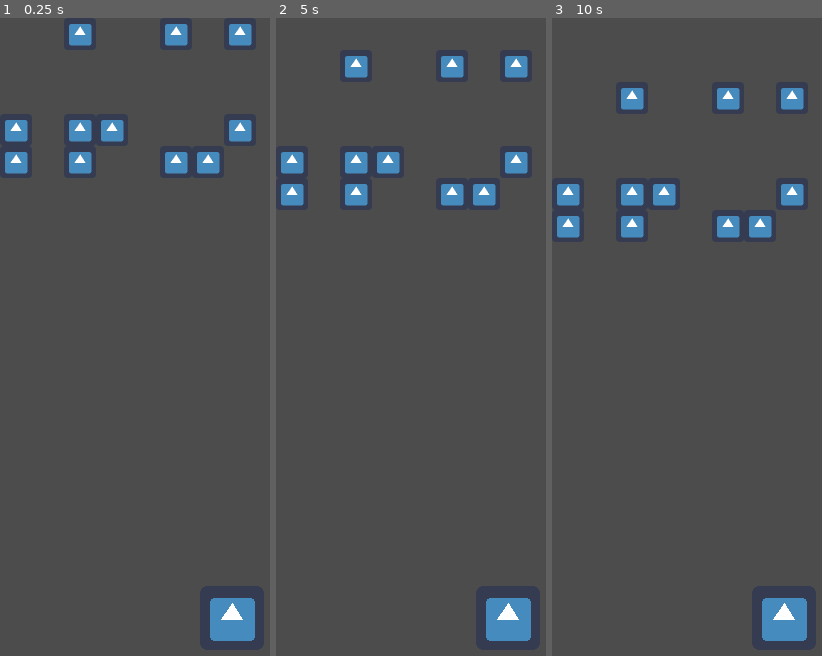
Above: before the commit, frames 1-3 (left to right).
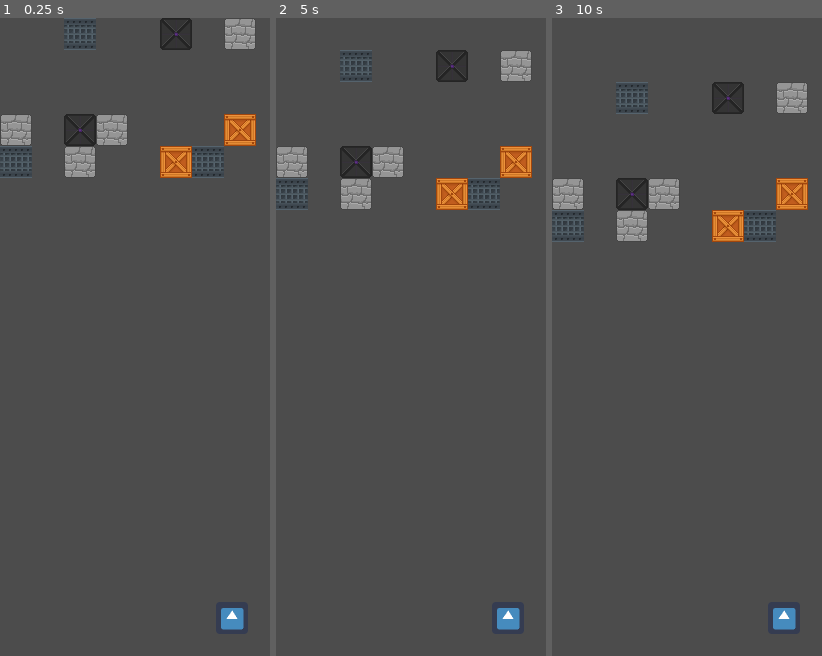
Above: after the commit, the same moments.

Repository: Eptwalabha/ld41-post
Game: Godot game, scene res://world/World.tscn
Same seed, same stepped clock (60 frames per second), same inputs: the game is played once before the commit and once after it. The engine's default icon, where the game draws it, is replaced by a stand-in: a white triangle on a blue panel in a dark square.
Inputs (mouse positions are in pixels of both pictures, inside the frame that each line leads up to):
- Up to frame 1 (0.25 s): no input
- Up to frame 2 (5 s): tap Enter at 0.5, 2, 3.5 s; move the mouse to (outside the picture) at 0.52 s; click (outside the picture) at 0.67 s; tap Space at 1.25, 2.75, 4.25 s; move the mouse to (429, 368) at 1.27 s; click (429, 368) at 1.42 s; move the mouse to (outside the picture) at 2.02 s; click (outside the picture) at 2.17 s; move the mouse to (505, 464) at 2.77 s; click (505, 464) at 2.92 s; move the mouse to (outside the picture) at 3.52 s; click (outside the picture) at 3.67 s; move the mouse to (378, 241) at 4.27 s; click (378, 241) at 4.42 s
- Up to frame 3 (10 s): move the mouse to (outside the picture) at 5.02 s; click (outside the picture) at 5.17 s; move the mouse to (730, 177) at 5.77 s; click (730, 177) at 5.92 s; move the mouse to (outside the picture) at 6.52 s; click (outside the picture) at 6.67 s; move the mouse to (705, 368) at 7.27 s; click (705, 368) at 7.42 s; move the mouse to (outside the picture) at 8.02 s; click (outside the picture) at 8.17 s; move the mouse to (781, 464) at 8.77 s; click (781, 464) at 8.92 s; move the mouse to (outside the picture) at 9.52 s; click (outside the picture) at 9.67 s

The runs differ from the first frame. In frame 1, 6.5% of the frame differs, in the area x 0-95%, y 0-98%; in frame 2, 6.5%; in frame 3, 6.5%.
Error after the commit: Parse Error: The function signature doesn't match the parent. Parent signature is: "void update()". (res://player/weapon/weapon.gd:14)

Commit message:
move collision/bounce strategy into weapon

Diff:
--- a/player/Player.gd
+++ b/player/Player.gd
@@ -1,36 +1,43 @@
 extends Node2D
 
-export (int) var aiming_size = 5
-
 var weapon = null
-
 onready var weapon_types = {
 	'regular': $Weapon/Regular
 }
 
 func _ready():
 	weapon = $Weapon/Regular
-	for i in range(aiming_size + 1):
-		$Aiming.add_point(Vector2())
-	pass
+	$Aiming.add_point(Vector2())
 
 func _process(delta):
 	weapon.update(delta)
-	pass
 
-func update_aiming(points):
+func update_aiming(grid):
+	var points = weapon.get_collision_path(position, get_mouse_direction())
+	var points_count = points.size()
+	var sight_points_count = $Aiming.get_point_count()
+	var diff = sight_points_count - points_count
+	if diff < 0:
+		for i in abs(diff):
+			$Aiming.add_point(Vector2())
+	elif diff > 0:
+		for i in abs(diff):
+			$Aiming.remove_point(i)
 	for i in points.size():
-		$Aiming.points[i + 1] = points[i] - position
+		$Aiming.points[i] = points[i] - position
 
 func set_weapon(weapon_name):
 	if weapon_types[weapon_name]:
 		weapon = weapon_types[weapon_name]
 
-func shoot(parent, direction):
+func get_mouse_direction():
+	return (get_viewport().get_mouse_position() - position).normalized()
+
+func shoot(parent):
 	if weapon.can_shoot():
+		var direction = get_mouse_direction()
 		var bullet = weapon.shoot(position, direction)
 		if bullet:
-			bullet.ttl = aiming_size
 			parent.add_child(bullet)
 			bullet.start()
 			bullet.connect("bullet_end", parent, "_on_Bullet_end")
--- a/player/Player.tscn
+++ b/player/Player.tscn
@@ -6,16 +6,17 @@
 
 [sub_resource type="Gradient" id=1]
 
-offsets = PoolRealArray( 0, 0.721893, 1 )
+offsets = PoolRealArray( 0, 0.899408, 1 )
 colors = PoolColorArray( 1, 0, 0, 1, 1, 0, 0, 1, 1, 0, 0, 0 )
 
 [node name="Player" type="Node2D" index="0"]
 
 script = ExtResource( 1 )
-aiming_size = 5
 
 [node name="Sprite" type="Sprite" parent="." index="0"]
 
+position = Vector2( 9.53674e-07, -9.53674e-07 )
+scale = Vector2( 0.5, 0.5 )
 texture = ExtResource( 2 )
 
 [node name="Aiming" type="Line2D" parent="." index="1"]
@@ -31,7 +32,10 @@
 
 [node name="Weapon" type="Node" parent="." index="2"]
 
-[node name="Regular" type="Node" parent="Weapon" index="0"]
+[node name="Regular" type="Node2D" parent="Weapon" index="0"]
 
 script = ExtResource( 3 )
-cooldown_amount = 0.1
+bullet_bounces = 4
+bullet_speed = 500
+cooldown_amount = 0.3
+cooldown = 0.0
--- a/player/weapon/Bullet.gd
+++ b/player/weapon/Bullet.gd
@@ -3,54 +3,46 @@
 signal bullet_end
 signal bullet_hit(result)
 
-export (int) var ttl = 3
-var speed
-var next_position = Vector2()
-var bounce_direction = Vector2()
-var previous_result
-var life = 0
+var bounces
 var direction = Vector2()
+
+var weapon
+var next
 
 func _ready():
 	$Tween.connect("tween_completed", self, "_on_tween_completed")
 	pass
 
-func init(position, direction, ttl = 3, speed = 100):
-	self.ttl = ttl
-	self.speed = speed
+func init(position, direction, weapon):
 	self.position = position
 	self.direction = direction
+	self.weapon = weapon
 
 func start():
-	next_direction(position, direction)
+	bounces = weapon.bullet_bounces
+	next_move()
 
-func next_direction(position, direction):
-	var space_state = get_world_2d().direct_space_state
-	var exclude = [self]
-	if previous_result:
-		exclude = [self, previous_result.rid]
-	var result = space_state.intersect_ray(position, position + direction * 1000, exclude, 3)
-	if result.empty() or result.normal == Vector2(0, 0):
-		destroy_bullet()
-	else:
-		previous_result = result
-		next_position = result.position
-		bounce_direction = direction.bounce(result.normal)
-		var duration = position.distance_to(next_position) / speed
+func next_move():
+	next = weapon.next_collision_point(position, direction, next)
+	if next:
+		var duration = position.distance_to(next.position) / weapon.bullet_speed
 		$Tween.interpolate_property(
 					self, "position",
-					position, next_position,
+					position, next.position,
 					duration,
 					Tween.TRANS_LINEAR, Tween.EASE_IN_OUT)
 		$Tween.start()
+	else:
+		destroy_bullet()
 
-func _on_tween_completed(obj, property):
-	self.ttl -= 1
-	if ttl <= 0:
+func _on_tween_completed(obj, prop):
+	emit_signal("bullet_hit", next.result)
+	if bounces > 0:
+		bounces -= 1
+		direction = next.direction
+		next_move()
+	else:
 		destroy_bullet()
-	else:
-		emit_signal("bullet_hit", previous_result)
-		next_direction(next_position, bounce_direction)
 
 func destroy_bullet():
 	emit_signal("bullet_end")
--- a/player/weapon/Bullet.tscn
+++ b/player/weapon/Bullet.tscn
@@ -11,7 +11,6 @@
 [node name="Bullet" type="Node2D"]
 
 script = ExtResource( 1 )
-ttl = 3
 
 [node name="Tween" type="Tween" parent="." index="0"]
 
--- a/player/weapon/types/regular.gd
+++ b/player/weapon/types/regular.gd
@@ -1,9 +1,4 @@
 extends "../weapon.gd"
-
-var cooldown = 0
-export (float) var cooldown_amount = 0.5
-var bullet_ttl = 5
-var bullet_speed = 800
 
 func _ready():
 	pass
@@ -15,8 +10,7 @@
 func shoot(position, direction):
 	cooldown = cooldown_amount
 	var bullet = preload("res://player/weapon/Bullet.tscn").instance()
-	bullet.position = position
-	bullet.init(position, direction, bullet_ttl, bullet_speed)
+	bullet.init(position, direction, self)
 	return bullet
 
 func can_shoot():
--- a/player/weapon/weapon.gd
+++ b/player/weapon/weapon.gd
@@ -1,11 +1,43 @@
-extends Node
+extends Node2D
+
+export (int) var bullet_bounces = 1
+export (int) var bullet_speed = 800
+export (float) var cooldown_amount = 0.5
+export (float) var cooldown = 0
 
 func shoot(position, direction):
-	print("shoot base")
+	return null
 
 func can_shoot():
-	print("can shoot base")
-	return true
+	return false
 
 func update(delta):
 	pass
+
+func get_collision_path(position, direction):
+	var points = [position]
+	var next = next_collision_point(position, direction)
+	var i = 0
+	while (next and i <= bullet_bounces):
+		i += 1
+		points.append(next.position)
+		next = next_collision_point(next.position, next.direction, next)
+	return points
+
+func next_collision_point(position, direction, previous = null):
+	var exclude = [3]
+	if previous:
+		exclude = [previous.rid, 3]
+	var result = get_world_2d().direct_space_state.intersect_ray(position, position + direction * 1000, exclude, 3)
+	if result.empty() or result.normal == Vector2(0, 0):
+		return null
+	else:
+		return process_collision(direction, result)
+
+func process_collision(direction, result):
+	return {
+		'position': result.position,
+		'direction': direction.bounce(result.normal),
+		'rid': result.rid,
+		'result': result
+	}
--- a/tetris/Block.gd
+++ b/tetris/Block.gd
@@ -9,6 +9,7 @@
 func init(grid_x, grid_y, type):
 	grid_position = Vector2(grid_x, grid_y)
 	self.type = type
+	$Sprite.frame = type
 	update_position()
 
 func move_down(speed):
--- a/tetris/Block.tscn
+++ b/tetris/Block.tscn
@@ -1,7 +1,7 @@
 [gd_scene load_steps=4 format=2]
 
 [ext_resource path="res://tetris/Block.gd" type="Script" id=1]
-[ext_resource path="res://icon.png" type="Texture" id=2]
+[ext_resource path="res://tetris/blocks.png" type="Texture" id=2]
 
 [sub_resource type="RectangleShape2D" id=1]
 
@@ -24,8 +24,8 @@
 [node name="Sprite" type="Sprite" parent="." index="0"]
 
 position = Vector2( 16, 16 )
-scale = Vector2( 0.5, 0.5 )
 texture = ExtResource( 2 )
+hframes = 4
 
 [node name="CollisionShape2D" type="CollisionShape2D" parent="." index="1"]
 
--- a/tetris/Grid.gd
+++ b/tetris/Grid.gd
@@ -37,22 +37,3 @@
 
 func eq(a, b):
 	return abs(a - b) < 0.0001
-
-func get_collisions(position, direction, nbr_bounce):
-	var space_state = get_world_2d().direct_space_state
-	return next_collision(position, direction, nbr_bounce - 1, [], space_state)
-
-func next_collision(position, direction, bounce_left, points, space_state, previous = null):
-	if bounce_left < 0:
-		return points
-	var exclude = [3]
-	if previous:
-		exclude = [previous.rid, 3]
-	var result = space_state.intersect_ray(position, position + direction * 1000, exclude, 3)
-	if result.empty() or result.normal == Vector2(0, 0):
-		return points
-	else:
-		var next_position = result.position
-		var new_direction = direction.bounce(result.normal)
-		points.append(next_position)
-		return next_collision(next_position, new_direction, bounce_left - 1, points, space_state, result)
--- a/world/World.gd
+++ b/world/World.gd
@@ -9,23 +9,13 @@
 	paused = false
 	$Tick.set_wait_time(speed)
 	$Tick.start()
-	pass
 
 func _process(delta):
 	if Input.is_mouse_button_pressed(BUTTON_LEFT) and not paused:
-		var direction = get_mouse_direction($Player.position)
-		$Player.shoot(self, direction)
+		$Player.shoot(self)
 
 func _physics_process(delta):
-	update_player_aiming()
-
-func update_player_aiming():
-	var direction = get_mouse_direction($Player.position)
-	var points = $Grid.get_collisions($Player.position, direction, $Player.aiming_size)
-	$Player.update_aiming(points)
-
-func get_mouse_direction(position):
-	return (get_viewport().get_mouse_position() - position).normalized()
+	$Player.update_aiming($Grid)
 
 func pause():
 	paused = true
@@ -47,7 +37,10 @@
 	var body = ray_result.collider
 	spawn_hit_particle(ray_result.position, ray_result.normal.angle())
 	if body.is_in_group("block"):
-		$Grid.move_block_to(body, ray_result.normal * -1)
+		if body.type == 1:
+			body.queue_free()
+		else:
+			$Grid.move_block_to(body, ray_result.normal * -1)
 
 func _on_Bullet_end():
 	resume()
--- a/world/World.tscn
+++ b/world/World.tscn
@@ -4,7 +4,7 @@
 [ext_resource path="res://player/Player.tscn" type="PackedScene" id=2]
 [ext_resource path="res://tetris/Grid.tscn" type="PackedScene" id=3]
 
-[node name="World" type="Node" index="0"]
+[node name="World" type="Node"]
 
 script = ExtResource( 1 )
 speed = 5.0
Binary file added: tetris/blocks.png
Not shown, added: tetris/blocks.png.import
